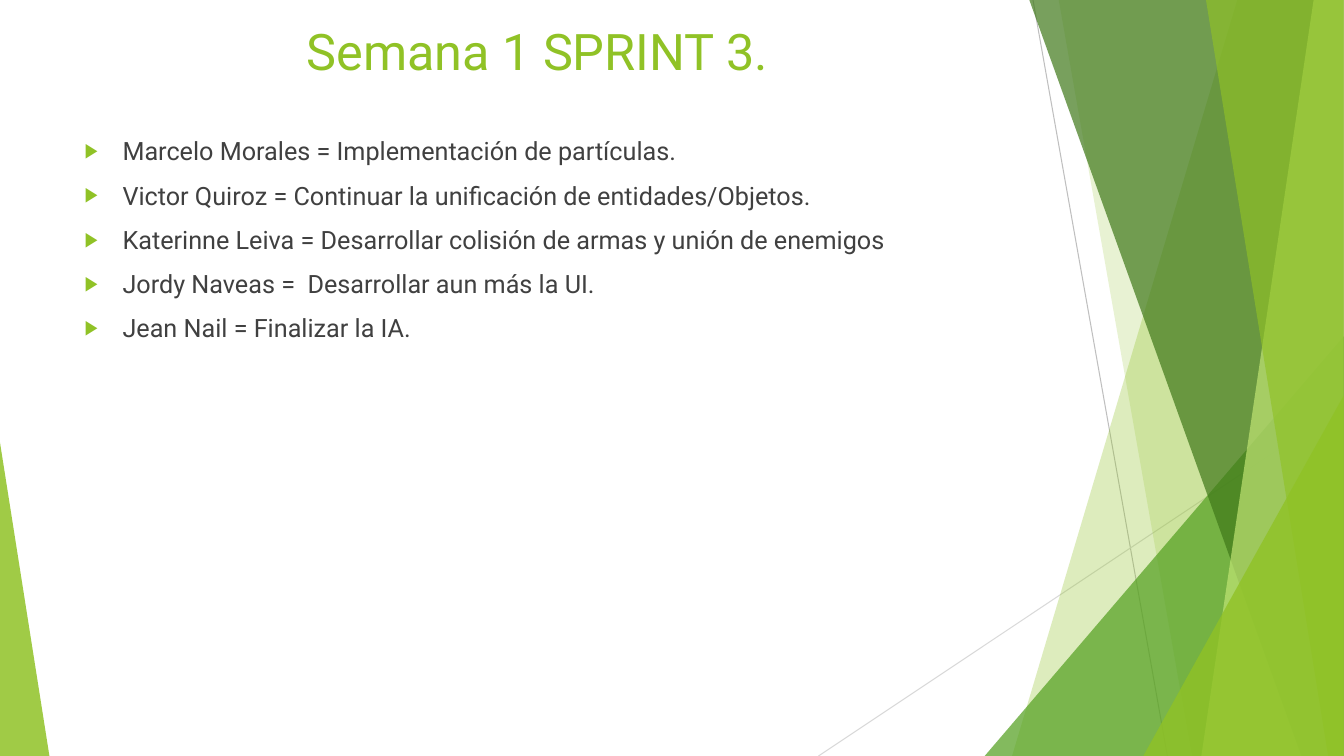
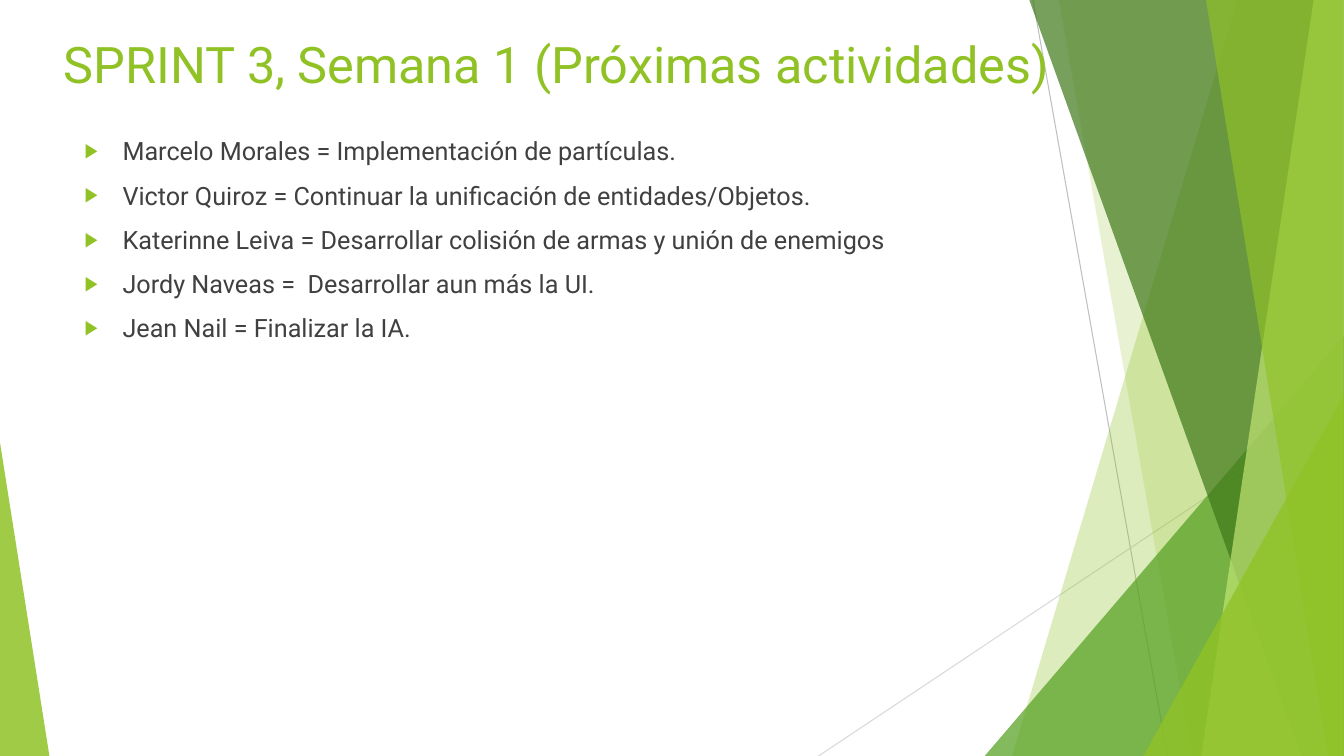
Before and after one commit to vicquiroz/SlimeSmasher, a slide deck: slide 10 of burndown y trabajo de equipo/Sprint 2 Finalizado/Presentacion Sprint 2.pptx. Drawn at 1344x756 pixels with LibreOffice and Linux fonts; fonts in the diff are those of the drawing. Boxes give left, top, right and bottom in pixels: in the first picture for what was removed or moved away, otherwise in the second. Text is boxed around its words. In the diff, an @@ line names an element or a change of style, - is before the commit and + after.

Commit message:
actualización presentación sprint 2
Cambios en conclusiones y actividades generales, se define más aún lo logrado.

```diff
--- a/burndown y trabajo de equipo/Sprint 2 Finalizado/Presentacion Sprint 2.pptx
+++ b/burndown y trabajo de equipo/Sprint 2 Finalizado/Presentacion Sprint 2.pptx
@@ title at box(64, 37, 1049, 95): text changed @@
-Semana 1 SPRINT 3.
+SPRINT 3, Semana 1 (Próximas actividades)
```
Also in this commit, not shown: 8 other slides changed.
